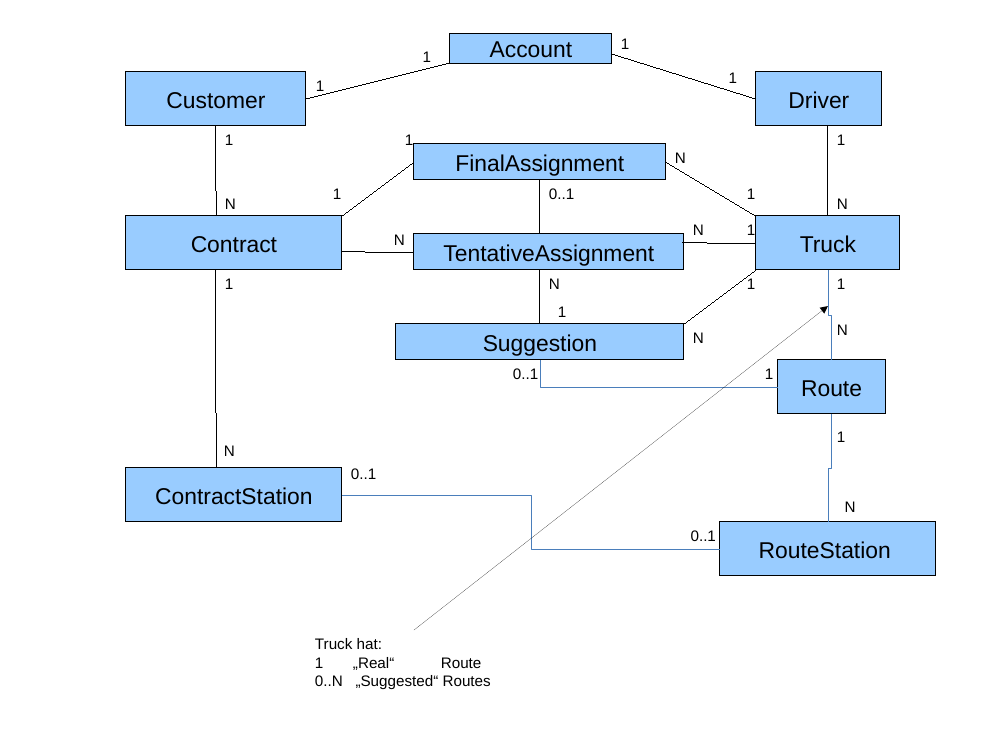
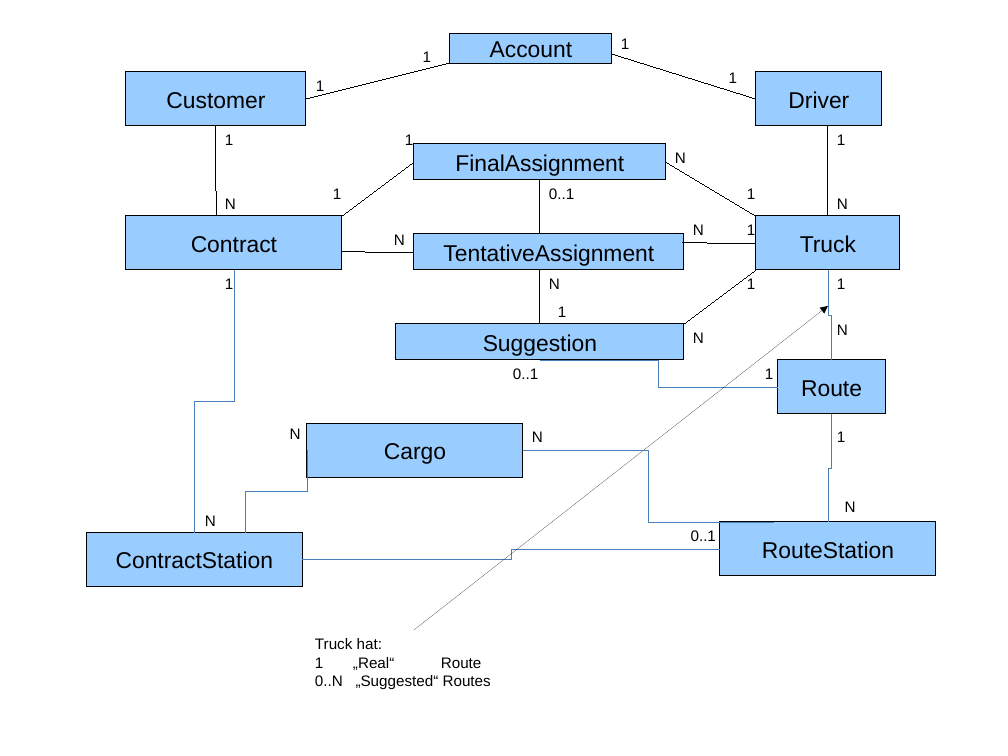
Before and after one commit to wrungel/smart-route, a slide deck: slide 1 of Doc/Architektur/ER-Diagram.odp. Drawn at 1008x756 pixels with LibreOffice and Linux fonts; fonts in the diff are those of the drawing. Boxes give left, top, right and bottom in pixels: in the first picture for what was removed or moved away, otherwise in the second. Text is boxed around its words. In the diff, an @@ line names an element or a change of style, - is before the commit and + after.

```diff
--- a/Doc/Architektur/ER-Diagram.odp
+++ b/Doc/Architektur/ER-Diagram.odp
@@ elbow line added from (234, 270) to (195, 533), #4A7EBB 0.74 pt @@
@@ freeform shape removed at bbox=[216, 270, 216, 468] @@
@@ arrow removed from (414, 630) to (829, 306) @@
@@ freeform shape added at bbox=[414, 306, 829, 630], outline #000000 0 pt @@
@@ text added at bbox=[513, 368, 538, 379], 12 pt, text #000000 @@
+1
@@ elbow line (541, 360) - (778, 387): route changed @@
@@ text "N": place and size @@
-text "N" at bbox=[224, 445, 235, 456]
+text "N" at bbox=[290, 428, 301, 439]
@@ freeform shape added at bbox=[307, 424, 523, 477], fill #99CCFF, outline #000000 0 pt, 18 pt, text #000000 @@
+Cargo
@@ text added at bbox=[532, 431, 543, 442], 12 pt, text #000000 @@
+N
@@ elbow line added from (307, 450) to (245, 533), #4A7EBB 0.74 pt @@
@@ elbow line added from (523, 450) to (774, 522), #4A7EBB 0.74 pt @@
@@ freeform shape "ContractStation": place and size @@
-freeform shape "ContractStation" at bbox=[126, 468, 342, 522]
+freeform shape "ContractStation" at bbox=[86, 533, 302, 587]
@@ text added at bbox=[205, 515, 216, 526], 12 pt, text #000000 @@
+N
@@ elbow line moved from (342, 495) - (721, 549) to (303, 560) - (721, 549) @@
```
Also in this commit, not shown: 19 other files.
